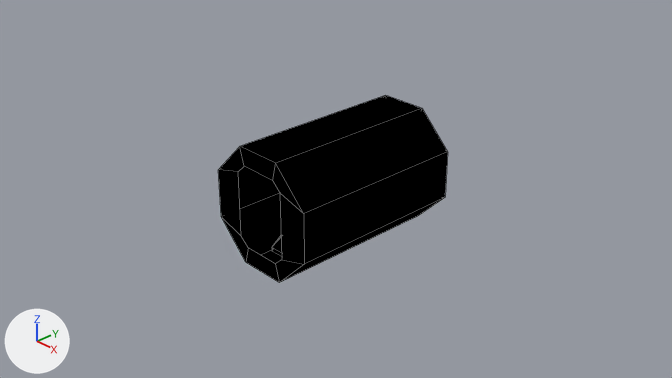
Before and after pictures for a commit that changed the Blender file Models/MMSEV/base_greenhouse_IVA.blend.
Before and after are seen from the file's camera 'Camera'. The lights are fixed; the arrows at lower left show +X, +Y and +Z. Mesh edges are drawn as thin lines.

The scene before the commit, as lines of its bpy script (objects in view):
```python
me_floor = bpy.data.meshes.new('floor')
me_floor.from_pydata(...)  # 48 vertices, 40 faces; spans x -0.75..0.75, y -0.17..1.33, z -1.17..1.17
me_floor.materials.append(mat_base_ivashell_floor)
ob_shellcollider = bpy.data.objects.new('shellCollider', me_floor)
ob_shellcollider.parent = ob_freeiva_greenhouse
ob_shellcollider.location = (0.0, 0.0, -0.584)
ob_shellcollider.rotation_euler = (1.571, 0.0, 0.0)  # degrees (90, 0, 0)
```
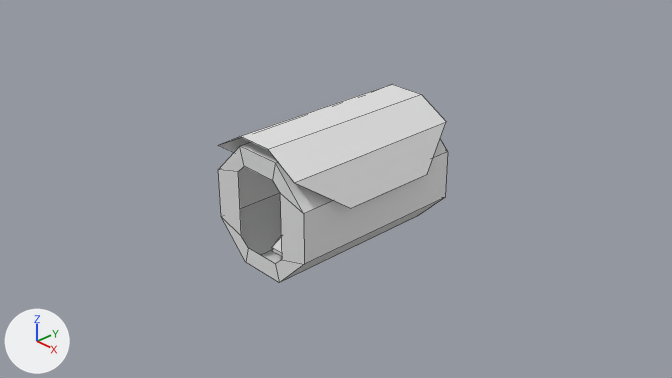
Scene script edits in JSON lines:
```json
{"op": "add", "block": "mat_material", "code": ["mat_material = principled_material('Material')", "mat_material.base_color = (0.8, 0.8, 0.8)  # white #e7e7e7"]}
{"block": "me_floor", "where": "me_floor.from_pydata(...)  # 48 vertices, 40 faces; spans x -0.75..0.75, y -0.17..1.33, z -1.17..1.17"}
{"op": "remove", "block": "me_floor", "code": "me_floor.materials.append(mat_base_ivashell_floor)"}
{"op": "add", "block": "me_greenhouse_top_001", "code": ["me_greenhouse_top_001 = bpy.data.meshes.new('greenhouse_top.001')", "me_greenhouse_top_001.from_pydata([(0.66, -0.66, -1.21), (0.91, -0.24, -0.63), (-0.66, -0.66, -1.21), (-0.91, -0.24, -0.63), (0.24, -0.91, -1.21), (-0.24, -0.91, -1.21), (0.91, -0.24, 0.63), (-0.91, -0.24, 0.63), (-0.24, -0.91, 1.21), (0.24, -0.91, 1.21), (0.66, -0.66, 1.21), (-0.66, -0.66, 1.21)], [], [(2, 3, 7, 11), (8, 5, 2, 11), (4, 5, 8, 9), (0, 10, 6, 1), (0, 4, 9, 10)])", "me_greenhouse_top_001.materials.append(mat_material)  # white #e7e7e7"]}
{"op": "add", "block": "ob_depthmask", "code": ["ob_depthmask = bpy.data.objects.new('depthMask', me_greenhouse_top_001)", "ob_depthmask.parent = ob_freeiva_greenhouse", "ob_depthmask.location = (0.0, 0.0, 0.0)", "ob_depthmask.rotation_euler = (-1.571, 0.0, 0.0)  # degrees (-90, 0, 0)"]}
```

What differs and where, as boxes [x1, y1, x2, y2] in the pictures (672 x 378 px):
```json
{"object": "shellCollider", "change": "recoloured", "before": [218, 95, 448, 283], "after": [218, 95, 448, 283]}
{"object": "depthMask", "change": "added", "after": [218, 84, 446, 208]}
```
